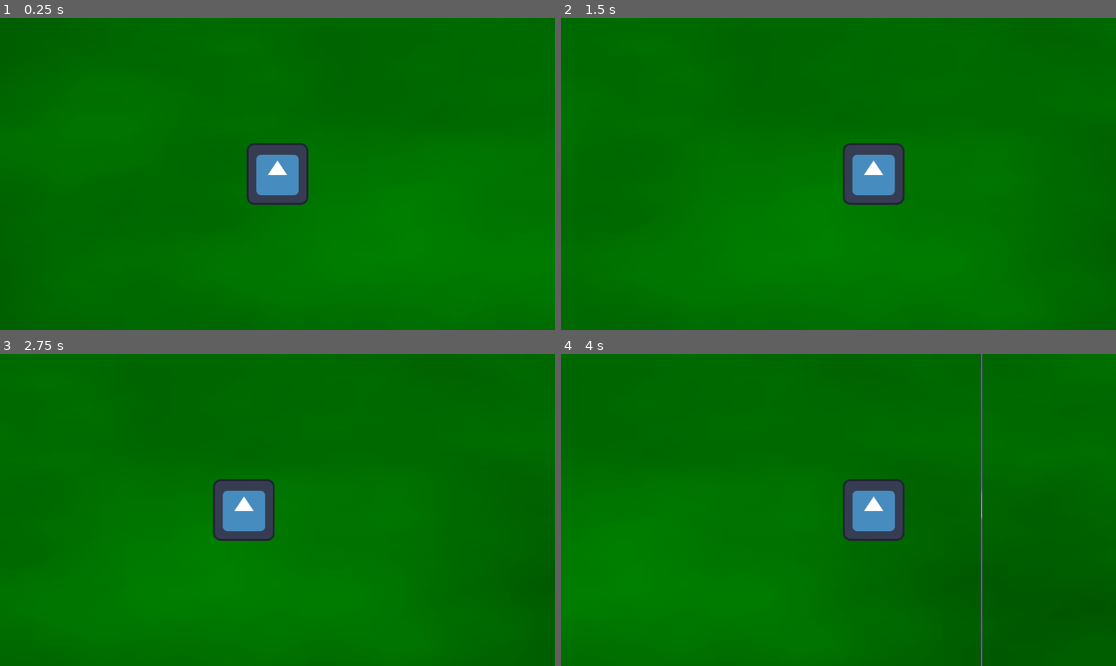
Above: before the commit, frames 1-4 (two rows, left to right).
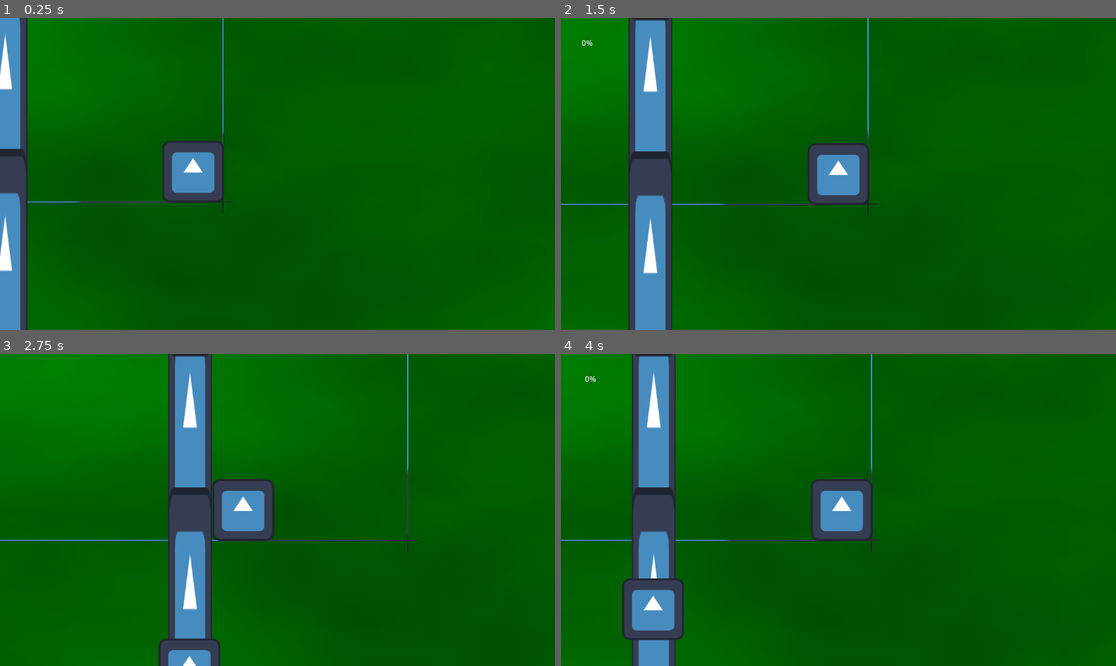
Above: after the commit, the same moments.

Repository: AdrenalineGhost/GameJam2026
Game: Godot game, scene res://world/test_scene.tscn
The game is run twice, just before and just after one commit, with the same random seed, the same clock (stepped at 60 frames per second) and the same inputs. Before the commit the project starts from res://test_scene.tscn. The engine's default icon, where the game draws it, is replaced by a stand-in: a white triangle on a blue panel in a dark square.
Inputs:
- Up to frame 1 (0.25 s): no input
- Up to frame 2 (1.5 s): tap Enter (ui_accept) at 0.5, 0.77 s; hold D (Move Right) from 0.53 s (still down)
- Up to frame 3 (2.75 s): tap Enter (ui_accept) at 1.52, 2 s; release D (Move Right) at 2.03 s; hold A (Move Left) from 2.03 s (still down)
- Up to frame 4 (4 s): release A (Move Left) at 2.78 s; hold D (Move Right) from 2.78 s (still down); tap Enter (ui_accept) at 3.02, 3.77 s

The runs differ from the first frame. In frame 1, 40% of the frame differs, in the area x 0-100%, y 0-100%; in frame 2, 37%; in frame 3, 30%; in frame 4, 30%.
Error after the commit: Parse Error: Identifier "fucked" not declared in the current scope. (res://world/finish.gd:15)

Commit message:
fucking shit

Diff:
--- /dev/null
+++ b/game_jam_2026/entities/enemies/super_path.gd
@@ -0,0 +1,16 @@
+extends PathFollow2D
+
+const speed = 100
+
+# Called when the node enters the scene tree for the first time.
+func _ready() -> void:
+	pass # Replace with function body.
+
+
+# Called every frame. 'delta' is the elapsed time since the previous frame.
+func _process(delta: float) -> void:
+	loop_movement(delta)
+
+
+func loop_movement(delta: float) -> void:
+	progress += speed * delta
--- a/game_jam_2026/project.godot
+++ b/game_jam_2026/project.godot
@@ -11,7 +11,7 @@
 [application]
 
 config/name="GameJam2026"
-run/main_scene="res://test_scene.tscn"
+run/main_scene="res://world/test_scene.tscn"
 config/features=PackedStringArray("4.5", "Forward Plus")
 config/icon="res://icon.svg"
 
--- a/game_jam_2026/test_scene.tscn
+++ /dev/null
@@ -1,100 +0,0 @@
-[gd_scene load_steps=9 format=3 uid="uid://bgry6cmfd508n"]
-
-[ext_resource type="Texture2D" uid="uid://iud5lfp5pv3n" path="res://icon.svg" id="1_uhqqe"]
-[ext_resource type="Script" uid="uid://b3h7uej4g5uyq" path="res://BodyTest.gd" id="2_ia1lp"]
-
-[sub_resource type="Gradient" id="Gradient_ia1lp"]
-colors = PackedColorArray(0, 0.5568628, 0, 1, 0, 0.24313726, 0, 1)
-
-[sub_resource type="FastNoiseLite" id="FastNoiseLite_sasra"]
-
-[sub_resource type="NoiseTexture2D" id="NoiseTexture2D_coq8p"]
-noise = SubResource("FastNoiseLite_sasra")
-color_ramp = SubResource("Gradient_ia1lp")
-normalize = false
-seamless_blend_skirt = 0.969
-
-[sub_resource type="RectangleShape2D" id="RectangleShape2D_ia1lp"]
-size = Vector2(121, 124)
-
-[sub_resource type="WorldBoundaryShape2D" id="WorldBoundaryShape2D_ia1lp"]
-distance = -325.0
-
-[sub_resource type="ConcavePolygonShape2D" id="ConcavePolygonShape2D_ia1lp"]
-
-[node name="TestScene" type="Node2D"]
-
-[node name="Background" type="Sprite2D" parent="."]
-position = Vector2(-56.249958, 41.25001)
-scale = Vector2(18.847656, 9.449219)
-texture = SubResource("NoiseTexture2D_coq8p")
-
-[node name="PlayerBody" type="CharacterBody2D" parent="."]
-motion_mode = 1
-script = ExtResource("2_ia1lp")
-metadata/_edit_lock_ = true
-
-[node name="CollisionShape2D" type="CollisionShape2D" parent="PlayerBody"]
-position = Vector2(0.5, 1)
-shape = SubResource("RectangleShape2D_ia1lp")
-
-[node name="Sprite2D" type="Sprite2D" parent="PlayerBody"]
-texture = ExtResource("1_uhqqe")
-
-[node name="Camera2D" type="Camera2D" parent="PlayerBody"]
-limit_smoothed = true
-position_smoothing_enabled = true
-
-[node name="World Border" type="StaticBody2D" parent="."]
-scale = Vector2(1.7408013, 1.5628132)
-metadata/_edit_lock_ = true
-
-[node name="Bottom" type="CollisionShape2D" parent="World Border"]
-shape = SubResource("WorldBoundaryShape2D_ia1lp")
-
-[node name="wall" type="Sprite2D" parent="World Border/Bottom"]
-position = Vector2(-4.744473e-13, 325.05484)
-rotation = -1.5707964
-scale = Vector2(0.014581213, 9.197658)
-texture = ExtResource("1_uhqqe")
-
-[node name="Left" type="CollisionShape2D" parent="World Border"]
-rotation = 1.5707964
-scale = Vector2(1.1984249, 1.773144)
-shape = SubResource("WorldBoundaryShape2D_ia1lp")
-
-[node name="wall" type="Sprite2D" parent="World Border/Left"]
-position = Vector2(2.1015296e-05, 324.94342)
-rotation = -1.5707964
-scale = Vector2(-0.0122965, 4.4300013)
-texture = ExtResource("1_uhqqe")
-
-[node name="Right" type="CollisionShape2D" parent="World Border"]
-rotation = -1.5707964
-scale = Vector2(1.1984249, 1.773144)
-shape = SubResource("WorldBoundaryShape2D_ia1lp")
-
-[node name="wall" type="Sprite2D" parent="World Border/Right"]
-position = Vector2(-2.0980835e-05, 325.2674)
-rotation = 1.5707964
-scale = Vector2(0.009055378, 4.4300013)
-texture = ExtResource("1_uhqqe")
-
-[node name="Top" type="CollisionShape2D" parent="World Border"]
-rotation = -3.1396484
-scale = Vector2(0.99999994, 0.99999994)
-shape = SubResource("WorldBoundaryShape2D_ia1lp")
-
-[node name="wall" type="Sprite2D" parent="World Border/Top"]
-position = Vector2(0.6319764, 325.0542)
-rotation = 1.5688521
-scale = Vector2(0.014581213, 9.197657)
-texture = ExtResource("1_uhqqe")
-
-[node name="Area2D" type="Area2D" parent="."]
-
-[node name="CollisionShape2D" type="CollisionShape2D" parent="Area2D"]
-scale = Vector2(2.9875498, 0.8392758)
-shape = SubResource("ConcavePolygonShape2D_ia1lp")
-
-[node name="Sprite2D" type="Sprite2D" parent="Area2D/CollisionShape2D"]
--- /dev/null
+++ b/game_jam_2026/world/director.gd
@@ -0,0 +1,11 @@
+extends Node2D
+@export var current_health = 100
+
+# Called when the node enters the scene tree for the first time.
+func _ready() -> void:
+	pass # Replace with function body.
+
+
+# Called every frame. 'delta' is the elapsed time since the previous frame.
+func _process(delta: float) -> void:
+	pass
--- /dev/null
+++ b/game_jam_2026/world/finish.gd
@@ -0,0 +1,15 @@
+extends Area2D
+
+
+# Called when the node enters the scene tree for the first time.
+func _ready() -> void:
+	pass # Replace with function body.
+
+# Called every frame. 'delta' is the elapsed time since the previous frame.
+func _process(delta: float) -> void:
+	pass
+
+
+func _on_body_entered(body: Node2D) -> void:
+	if body.name == "enemy":
+		fucked
--- /dev/null
+++ b/game_jam_2026/world/test_scene.tscn
@@ -0,0 +1,258 @@
+[gd_scene load_steps=15 format=3 uid="uid://bgry6cmfd508n"]
+
+[ext_resource type="Script" uid="uid://cpyox0xt5n3aq" path="res://world/director.gd" id="1_2q0fw"]
+[ext_resource type="Texture2D" uid="uid://iud5lfp5pv3n" path="res://icon.svg" id="1_yl3ou"]
+[ext_resource type="Script" uid="uid://b3h7uej4g5uyq" path="res://player/BodyTest.gd" id="2_bwqr6"]
+[ext_resource type="Script" uid="uid://c6y7qhlheuhfr" path="res://entities/enemies/super_path.gd" id="3_2q0fw"]
+[ext_resource type="Script" uid="uid://dddsodi6lfc23" path="res://world/finish.gd" id="4_bwqr6"]
+
+[sub_resource type="Gradient" id="Gradient_ia1lp"]
+colors = PackedColorArray(0, 0.5568628, 0, 1, 0, 0.24313726, 0, 1)
+
+[sub_resource type="FastNoiseLite" id="FastNoiseLite_sasra"]
+
+[sub_resource type="NoiseTexture2D" id="NoiseTexture2D_coq8p"]
+noise = SubResource("FastNoiseLite_sasra")
+color_ramp = SubResource("Gradient_ia1lp")
+normalize = false
+seamless_blend_skirt = 0.969
+
+[sub_resource type="WorldBoundaryShape2D" id="WorldBoundaryShape2D_ia1lp"]
+distance = -325.0
+
+[sub_resource type="RectangleShape2D" id="RectangleShape2D_sasra"]
+
+[sub_resource type="Curve2D" id="Curve2D_ia1lp"]
+_data = {
+"points": PackedVector2Array(0, 0, 0, 0, -659, -475, 0, 0, 0, 0, -660, -1838, 0, 0, 0, 0, -1905, -1851, 0, 0, 0, 0, -1905, -1454, 0, 0, 0, 0, -1521, -1445, 0, 0, 0, 0, -1517, -572)
+}
+point_count = 6
+
+[sub_resource type="RectangleShape2D" id="RectangleShape2D_coq8p"]
+size = Vector2(127, 128)
+
+[sub_resource type="RectangleShape2D" id="RectangleShape2D_2q0fw"]
+
+[sub_resource type="RectangleShape2D" id="RectangleShape2D_ia1lp"]
+size = Vector2(121, 124)
+
+[node name="scene1" type="Node2D"]
+script = ExtResource("1_2q0fw")
+
+[node name="world" type="Node2D" parent="."]
+
+[node name="background" type="Sprite2D" parent="world"]
+position = Vector2(-56.249958, 41.25001)
+scale = Vector2(18.847656, 9.449219)
+texture = SubResource("NoiseTexture2D_coq8p")
+
+[node name="world_border" type="StaticBody2D" parent="world"]
+scale = Vector2(1.7408013, 1.5628132)
+metadata/_edit_lock_ = true
+
+[node name="Bottom" type="CollisionShape2D" parent="world/world_border"]
+shape = SubResource("WorldBoundaryShape2D_ia1lp")
+
+[node name="wall" type="Sprite2D" parent="world/world_border/Bottom"]
+position = Vector2(-4.744473e-13, 325.05484)
+rotation = -1.5707964
+scale = Vector2(0.014581213, 9.197658)
+texture = ExtResource("1_yl3ou")
+
+[node name="Left" type="CollisionShape2D" parent="world/world_border"]
+rotation = 1.5707964
+scale = Vector2(1.1984249, 1.773144)
+shape = SubResource("WorldBoundaryShape2D_ia1lp")
+
+[node name="wall" type="Sprite2D" parent="world/world_border/Left"]
+position = Vector2(2.1015296e-05, 324.94342)
+rotation = -1.5707964
+scale = Vector2(-0.0122965, 4.4300013)
+texture = ExtResource("1_yl3ou")
+
+[node name="Right" type="CollisionShape2D" parent="world/world_border"]
+rotation = -1.5707964
+scale = Vector2(1.1984249, 1.773144)
+shape = SubResource("WorldBoundaryShape2D_ia1lp")
+
+[node name="wall" type="Sprite2D" parent="world/world_border/Right"]
+position = Vector2(-2.0980835e-05, 325.2674)
+rotation = 1.5707964
+scale = Vector2(0.009055378, 4.4300013)
+texture = ExtResource("1_yl3ou")
+
+[node name="Top" type="CollisionShape2D" parent="world/world_border"]
+rotation = -3.1396484
+scale = Vector2(0.99999994, 0.99999994)
+shape = SubResource("WorldBoundaryShape2D_ia1lp")
+
+[node name="wall" type="Sprite2D" parent="world/world_border/Top"]
+position = Vector2(0.6319764, 325.0542)
+rotation = 1.5688521
+scale = Vector2(0.014581213, 9.197657)
+texture = ExtResource("1_yl3ou")
+
+[node name="path" type="Area2D" parent="world"]
+metadata/_edit_lock_ = true
+
+[node name="CollisionShape2D" type="CollisionShape2D" parent="world/path"]
+position = Vector2(552, 266)
+scale = Vector2(-4.7578692, -24.617582)
+shape = SubResource("RectangleShape2D_sasra")
+metadata/_edit_lock_ = true
+
+[node name="Sprite2D" type="Sprite2D" parent="world/path/CollisionShape2D"]
+scale = Vector2(0.15066823, -0.15550296)
+texture = ExtResource("1_yl3ou")
+
+[node name="Sprite2D2" type="Sprite2D" parent="world/path/CollisionShape2D"]
+position = Vector2(0, -15.314258)
+scale = Vector2(0.15066823, -0.15550296)
+texture = ExtResource("1_yl3ou")
+
+[node name="CollisionShape2D2" type="CollisionShape2D" parent="world/path"]
+position = Vector2(552, -119)
+scale = Vector2(-4.7578692, -24.617582)
+shape = SubResource("RectangleShape2D_sasra")
+metadata/_edit_lock_ = true
+
+[node name="Sprite2D" type="Sprite2D" parent="world/path/CollisionShape2D2"]
+scale = Vector2(0.15066823, -0.15550296)
+texture = ExtResource("1_yl3ou")
+
+[node name="CollisionShape2D3" type="CollisionShape2D" parent="world/path"]
+position = Vector2(353.00003, -318.00003)
+rotation = -1.5707964
+scale = Vector2(-4.7578692, -24.617582)
+shape = SubResource("RectangleShape2D_sasra")
+metadata/_edit_lock_ = true
+
+[node name="Sprite2D" type="Sprite2D" parent="world/path/CollisionShape2D3"]
+scale = Vector2(0.15066823, -0.15550296)
+texture = ExtResource("1_yl3ou")
+
+[node name="CollisionShape2D4" type="CollisionShape2D" parent="world/path"]
+position = Vector2(-132.99997, -318.00003)
+rotation = -1.5707964
+scale = Vector2(-4.7578692, -24.617582)
+shape = SubResource("RectangleShape2D_sasra")
+metadata/_edit_lock_ = true
+
+[node name="Sprite2D" type="Sprite2D" parent="world/path/CollisionShape2D4"]
+scale = Vector2(0.15066823, -0.15550296)
+texture = ExtResource("1_yl3ou")
+
+[node name="CollisionShape2D5" type="CollisionShape2D" parent="world/path"]
+position = Vector2(-507, -318.00003)
+rotation = -1.5707964
+scale = Vector2(-4.7578692, -24.617582)
+shape = SubResource("RectangleShape2D_sasra")
+metadata/_edit_lock_ = true
+
+[node name="Sprite2D" type="Sprite2D" parent="world/path/CollisionShape2D5"]
+scale = Vector2(0.15066823, -0.15550296)
+texture = ExtResource("1_yl3ou")
+
+[node name="CollisionShape2D6" type="CollisionShape2D" parent="world/path"]
+position = Vector2(-706, -119)
+rotation = -3.1415927
+scale = Vector2(-4.7578692, -24.617582)
+shape = SubResource("RectangleShape2D_sasra")
+metadata/_edit_lock_ = true
+
+[node name="Sprite2D" type="Sprite2D" parent="world/path/CollisionShape2D6"]
+scale = Vector2(0.15066823, -0.15550296)
+texture = ExtResource("1_yl3ou")
+
+[node name="CollisionShape2D8" type="CollisionShape2D" parent="world/path"]
+position = Vector2(-315.00006, 280)
+rotation = -3.1415927
+scale = Vector2(-4.7578692, -24.617582)
+shape = SubResource("RectangleShape2D_sasra")
+metadata/_edit_lock_ = true
+
+[node name="Sprite2D" type="Sprite2D" parent="world/path/CollisionShape2D8"]
+scale = Vector2(0.15066823, -0.15550296)
+texture = ExtResource("1_yl3ou")
+
+[node name="CollisionShape2D9" type="CollisionShape2D" parent="world/path"]
+position = Vector2(-312.00003, 711)
+rotation = -3.1415927
+scale = Vector2(-4.7578692, -24.617582)
+shape = SubResource("RectangleShape2D_sasra")
+metadata/_edit_lock_ = true
+
+[node name="Sprite2D" type="Sprite2D" parent="world/path/CollisionShape2D9"]
+scale = Vector2(0.15066823, -0.15550296)
+texture = ExtResource("1_yl3ou")
+
+[node name="CollisionShape2D7" type="CollisionShape2D" parent="world/path"]
+position = Vector2(-507.00003, 79.00001)
+rotation = -4.712389
+scale = Vector2(-4.7578692, -24.617582)
+shape = SubResource("RectangleShape2D_sasra")
+metadata/_edit_lock_ = true
+
+[node name="Sprite2D" type="Sprite2D" parent="world/path/CollisionShape2D7"]
+scale = Vector2(0.15066823, -0.15550296)
+texture = ExtResource("1_yl3ou")
+
+[node name="pathing" type="Path2D" parent="world"]
+position = Vector2(1209, 1527)
+curve = SubResource("Curve2D_ia1lp")
+metadata/_edit_lock_ = true
+
+[node name="path_progress" type="PathFollow2D" parent="world/pathing"]
+position = Vector2(-659, -475)
+rotation = -1.57153
+script = ExtResource("3_2q0fw")
+
+[node name="enemy" type="CharacterBody2D" parent="world/pathing/path_progress"]
+position = Vector2(0.9992676, 1.0006714)
+rotation = 1.57153
+scale = Vector2(1.0000001, 1.0000001)
+
+[node name="CollisionShape2D" type="CollisionShape2D" parent="world/pathing/path_progress/enemy"]
+position = Vector2(-0.5, 1)
+shape = SubResource("RectangleShape2D_coq8p")
+
+[node name="Sprite2D" type="Sprite2D" parent="world/pathing/path_progress/enemy"]
+texture = ExtResource("1_yl3ou")
+
+[node name="finish" type="Area2D" parent="world"]
+position = Vector2(-306, 964)
+script = ExtResource("4_bwqr6")
+
+[node name="CollisionShape2D" type="CollisionShape2D" parent="world/finish"]
+position = Vector2(0, -1)
+scale = Vector2(6.4300494, 6.4300494)
+shape = SubResource("RectangleShape2D_2q0fw")
+
+[node name="Sprite2D" type="Sprite2D" parent="world/finish"]
+texture = ExtResource("1_yl3ou")
+
+[node name="player" type="CharacterBody2D" parent="."]
+position = Vector2(1587, 463)
+motion_mode = 1
+script = ExtResource("2_bwqr6")
+
+[node name="CollisionShape2D" type="CollisionShape2D" parent="player"]
+position = Vector2(0.5, 1)
+shape = SubResource("RectangleShape2D_ia1lp")
+
+[node name="Sprite2D" type="Sprite2D" parent="player"]
+texture = ExtResource("1_yl3ou")
+
+[node name="progress" type="ProgressBar" parent="player"]
+offset_left = -523.0
+offset_top = -286.0
+offset_right = -519.0
+offset_bottom = -259.0
+size_flags_horizontal = 0
+metadata/_edit_use_anchors_ = true
+
+[node name="camera" type="Camera2D" parent="player"]
+limit_smoothed = true
+position_smoothing_enabled = true
+
+[connection signal="body_entered" from="world/finish" to="world/finish" method="_on_body_entered"]
Not shown, added: game_jam_2026/entities/enemies/super_path.gd.uid
Renamed: game_jam_2026/BodyTest.gd -> game_jam_2026/player/BodyTest.gd
Renamed: game_jam_2026/BodyTest.gd.uid -> game_jam_2026/player/BodyTest.gd.uid
Not shown, added: game_jam_2026/world/director.gd.uid
Not shown, added: game_jam_2026/world/finish.gd.uid
